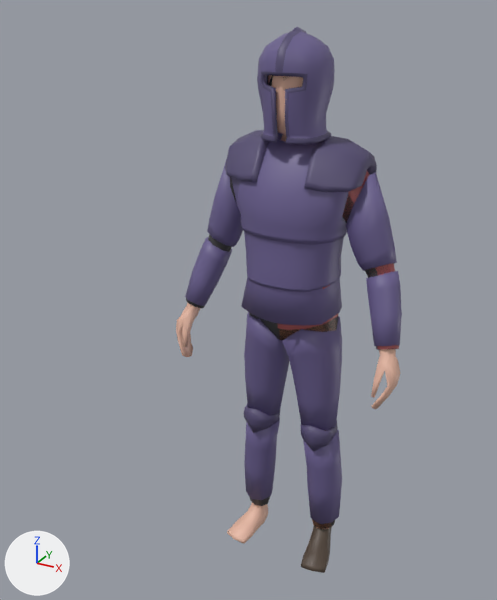
The FBX model Assets/Characters/Player.fbx, before and after one commit.
One viewpoint serves both versions: a camera (50 mm lens) standing at (0.865, -1.864, 1.887) and looking at (0.003, -0.298, 1.104). The lights are fixed; the arrows at lower left show +X, +Y and +Z.

Names of what the first picture shows: 'Body', 'Hair', 'Helmet', 'Platebody', 'Platelegs', 'Shirt', 'Shoes'.
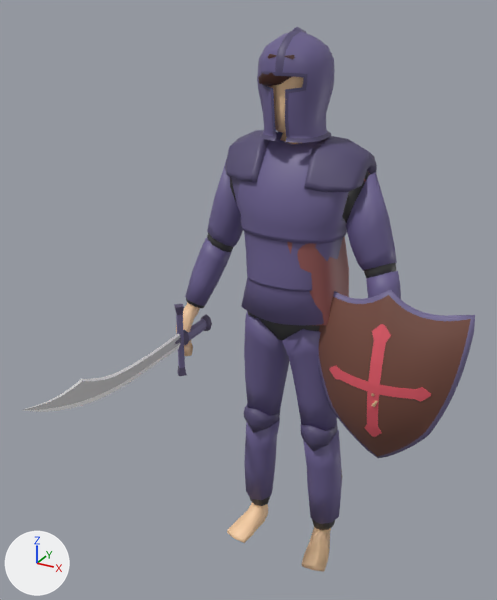
What the commit changed:
Material 'Emblem' (mat_emblem) is new.
Its base color is (0.8, 0.106, 0.145) (red #e75c6a).
Material 'Wood' (mat_wood) is new.
Its base color is (0.184, 0.0719, 0.0506) (brown #774c40).
Material 'Blade' (mat_blade) is new.
Its base color is (0.57, 0.57, 0.57) (light grey #c7c7c7).
Material 'Blade highlight' (mat_blade_highlight) is new.
Its base color is (1.0, 1.0, 1.0) (white #ffffff).
Material 'Metal Dark' (mat_metal_dark_2) is new.
Its base color is (0.0969, 0.0758, 0.152) (dark purple #584e6d).
me_cube_009 is used by ob_shirt; location (0.0, 0.0, -0.003).
me_cube_009 had 134 vertices, 116 faces and spanned x 0.0..0.376, y -0.121..0.129, z 0.906..1.511.
me_cube_009 now has 134 vertices, 116 faces and spans x 0.0..0.373, y -0.123..0.129, z 0.887..1.513.
me_cube_009 part 2: the whole mesh is rebuilt.
me_cube_011 is used by ob_hair; location (0.0, 0.0, -0.003).
me_cube_011 had 66 vertices, 56 faces and spanned x -0.089..0.085, y -0.103..0.096, z 1.605..1.786.
me_cube_011 now has 79 vertices, 68 faces and spans x -0.103..0.099, y -0.125..0.098, z 1.583..1.797.
me_cube_011 part 1: the whole mesh is rebuilt.
Mesh me_cusurfpatch is new.
It has 726 vertices, 722 faces and spans x -0.243..0.243, y -0.07..0.066, z -0.324..0.288.
Faces by material slot: [162, 352, 208].
It uses material mat_metal (blue #6b6090).
It uses material mat_wood (brown #774c40).
It uses material mat_emblem (red #e75c6a).
Mesh me_cube_008_1 is new.
It has 202 vertices, 188 faces and spans x -0.021..0.021, y -0.783..0.091, z -0.129..0.129.
Faces by material slot: [16, 72, 32, 68].
It uses material mat_metal (blue #6b6090).
It uses material mat_metal_dark_2 (dark purple #584e6d).
It uses material mat_blade (light grey #c7c7c7).
It uses material mat_blade_highlight (white #ffffff).
Object 'Body' (ob_body) moves from (0.0, 0.0, -0.003) to (0.0, 0.0, 0.0).
Object 'Shield' (ob_shield) is new; it shows me_cusurfpatch.
Its location is (0.337, -0.068, 0.827).
Object 'Sword' (ob_sword) is new; it shows me_cube_008_1.
Its location is (-0.337, -0.068, 0.827).

Pixel boxes (x1, y1, x2, y2) of what changed, in the pictures (497 x 600 px):
'Shield', added (brown)
    after: (318, 290, 475, 458)
    faces in mat_wood (brown #774c40): (319, 295, 471, 457)
    faces in mat_emblem (red #e75c6a): (329, 324, 431, 437)
    faces in mat_metal (blue #756c96): (318, 290, 475, 458)
'Body', moved
    before: (176, 75, 401, 544)
    after: (176, 77, 378, 572)
'Sword', added
    after: (23, 304, 212, 412)
    faces in mat_blade (light grey #c7c7c7): (24, 335, 180, 410)
    faces in mat_blade_highlight (white #ffffff): (23, 334, 180, 412)
    faces in mat_metal (blue #756c96): (176, 314, 207, 368)
    faces in mat_metal_dark_2 (dark purple #584e6d): (174, 304, 212, 376)
'Shirt', reshaped
    before: (278, 171, 399, 349)
    after: (287, 172, 370, 325)
'Hair', reshaped
    before: (267, 75, 287, 86)
    after: (258, 53, 332, 86)
